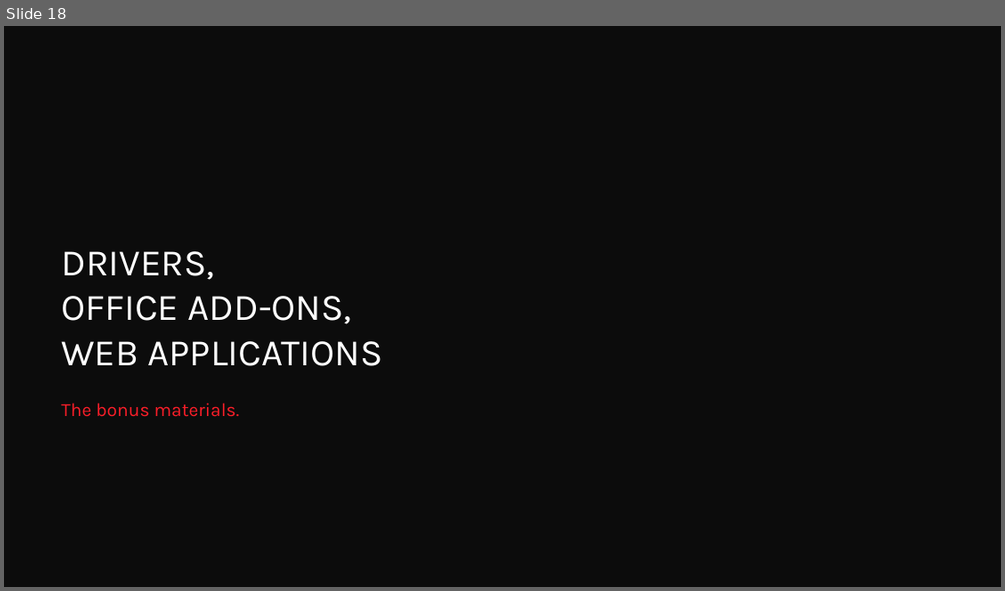
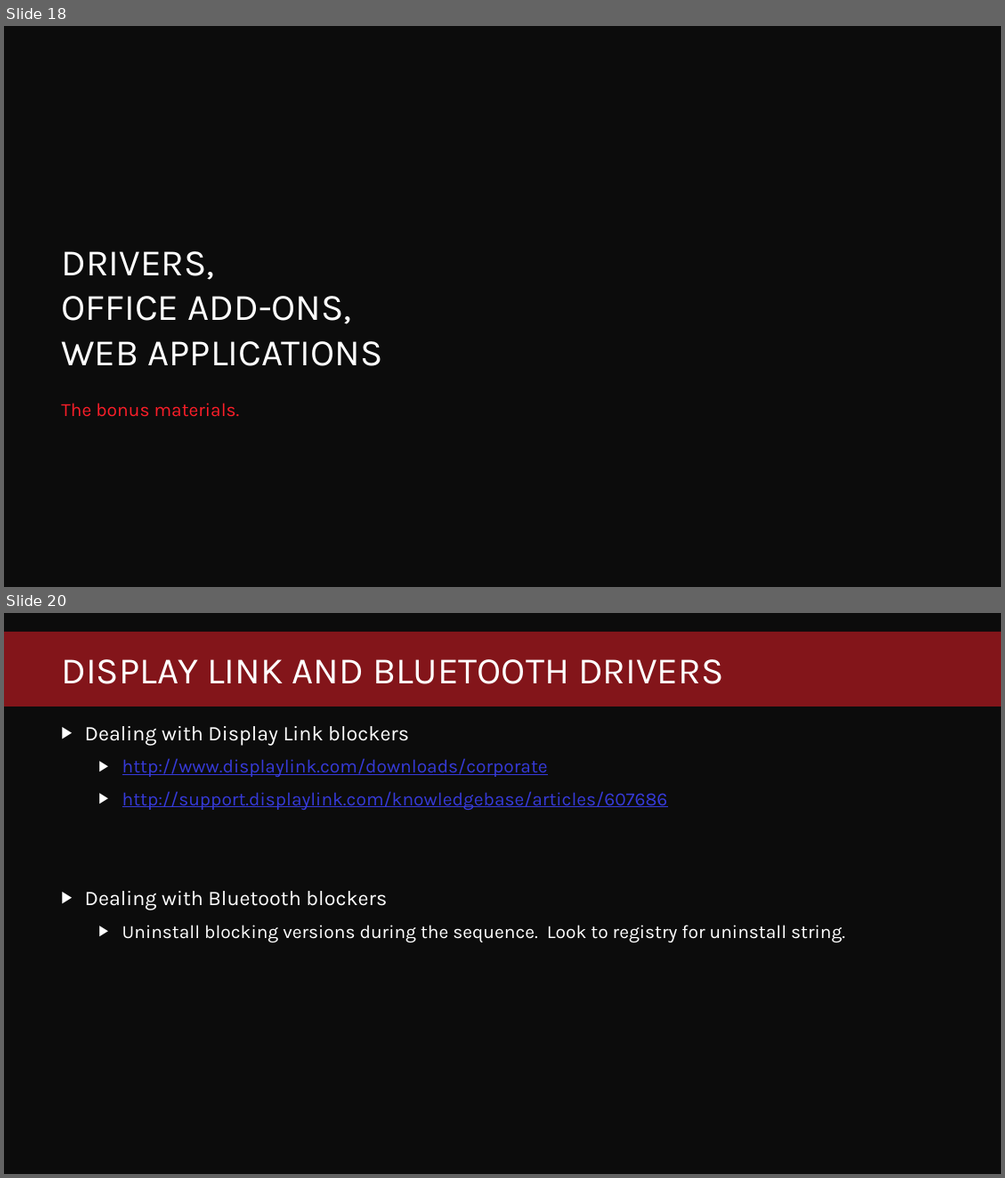
Before and after one commit to fredbainbridge/WindowsUpgradeReadiness, a slide deck: MMS 2017 - Windows Upgrade Readiness.pptx. Shown one above the other, each under a label of ours: slide 18 before the commit, slides 18 and 20 after it; the slides between them are not shown. The pictures are 1005x591 and 1005x1178 pixels, drawn with LibreOffice and Linux fonts; fonts in the diff are those of the drawing; background and template pictures are left out. Boxes give left, top, right and bottom in pixels: in the first picture for what was removed or moved away, otherwise in the second. Text is boxed around its words. In the diff, an @@ line names an element or a change of style, - is before the commit and + after.

Commit message:
added display link stuff

```diff
--- a/MMS 2017 - Windows Upgrade Readiness.pptx
+++ b/MMS 2017 - Windows Upgrade Readiness.pptx
@@ slide 20 added at bbox=[4, 613, 1001, 1174], background #0C0C0C @@
@@ rectangle added at bbox=[4, 632, 1001, 706], fill #FB1E29 at 50% opacity @@
@@ title added at bbox=[61, 659, 723, 684], 36 pt, text #FFFFFF @@
+DISPLAY LINK AND BLUETOOTH DRIVERS
@@ text added at bbox=[85, 726, 845, 942], 18 pt, text #FFFFFF @@
+▶ Dealing with Display Link blockers
+  ▶ http://www.displaylink.com/downloads/corporate
+  ▶ http://support.displaylink.com/knowledgebase/articles/607686
+▶ Dealing with Bluetooth blockers
+  ▶ Uninstall blocking versions during the sequence. Look to registry for uninstall string.
```
Also in this commit, not shown: 1 slide changed.
